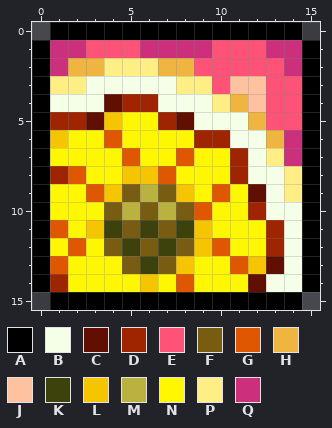
One commit to this pixel-art sprite: Content/Buffs/Buffs/Minions/IlluminatedSunflowerMinionBuff.png. The first picture shows the starting point.
The file is 32x32 pixels, drawn in blocks of 2x2; one block is one cell here.
Palette (. is transparent): A #000000  B #f5ffe8  C #610f01  D #9f2500  E #ff5277  F #775c12  G #df5701  H #f0b541  J #ffc2a1  K #3d420d  L #f5c501  M #bab23f  N #fff701  P #ffee83  Q #cc2f7b
Pixels before, first column x 0:
 0 .AAAAAAAAAAAAAA.
 1 AQQEEEQQQQEEEQQA
 2 AQHHPPPHHEEEEEQA
 3 APPBBBBBPPEJJEEA
 4 ABBBCDDBBBPHJEEA
 5 ADDCLNNDCBBBHEEA
 6 ALNNGNNNNDDBBHQA
 7 ANNNNGNNGNNDBPQA
 8 ADGNNLLGNNNDBBPA
 9 ANNGLFMFLNGNCBPA
10 ANNNFMFMFGNNDBBA
11 AGNLKFKFKLNNNDBA
12 ANGNFKFKFLGNNDBA
13 AGNNNFKFLNNGLCBA
14 ADNNNNLNGNNNCBBA
15 .AAAAAAAAAAAAAA.
After:
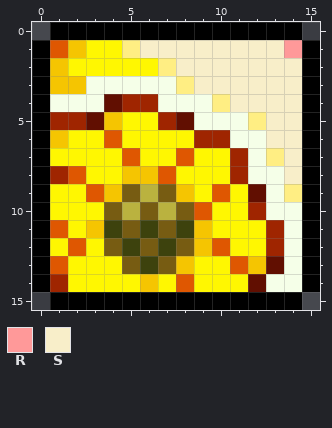
Colours new in this view: R #ff9999  S #f8eec9
Log entry: Cambios de sprites de buffos de minions y sentrys, resprite de la music box del desert otra vez
Edits made:
Changed rows in their new state; - is an unchanged pixel.
first column x 1:
 1 GLNNPSSSSSSSSR
 2 LNNNNNPSSSSSSS
 3 LL------SSSSSS
 4 ----------SSSS
 5 -----------PSS
 6 ------------SS
 7 -------------S
 8 -------------S
